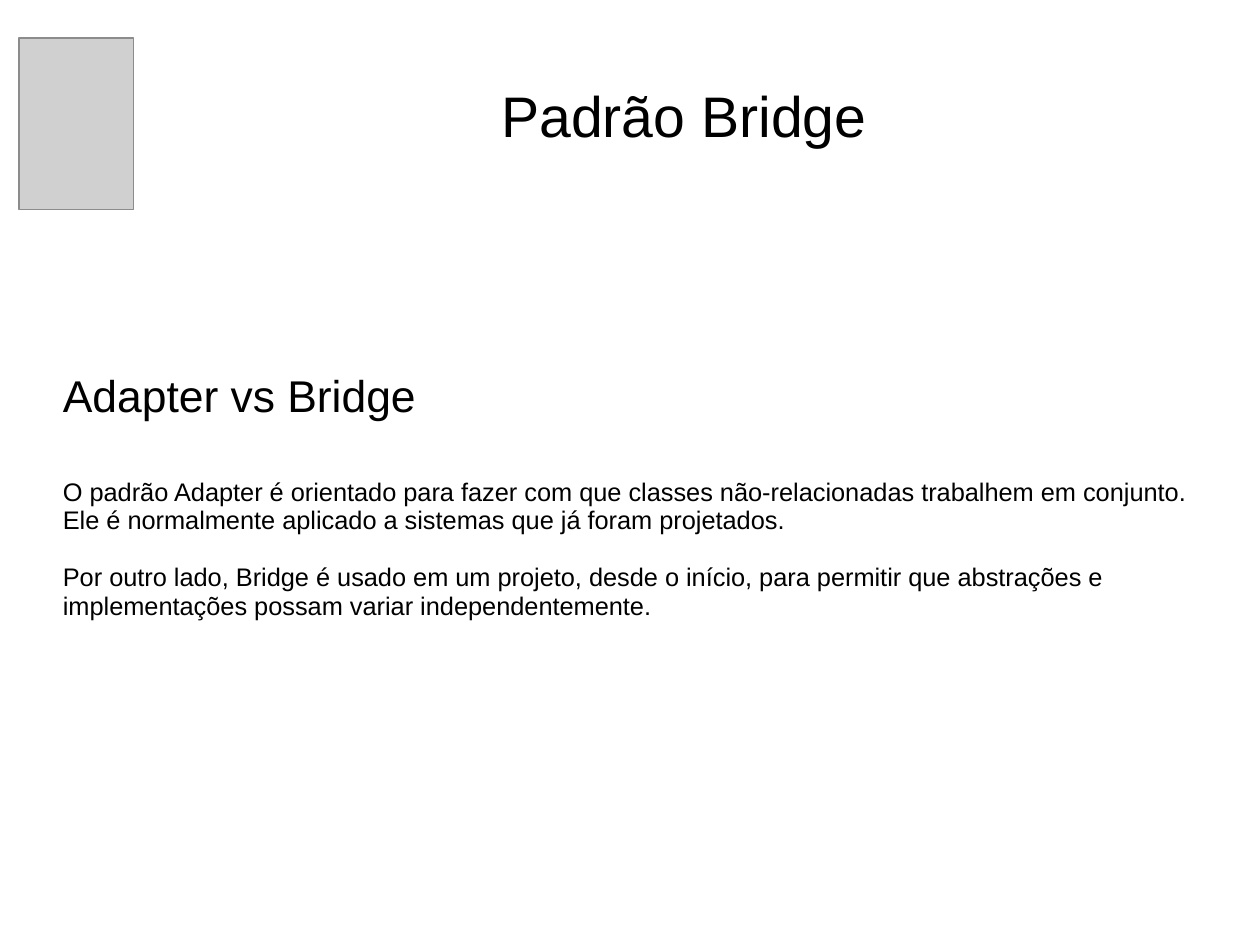
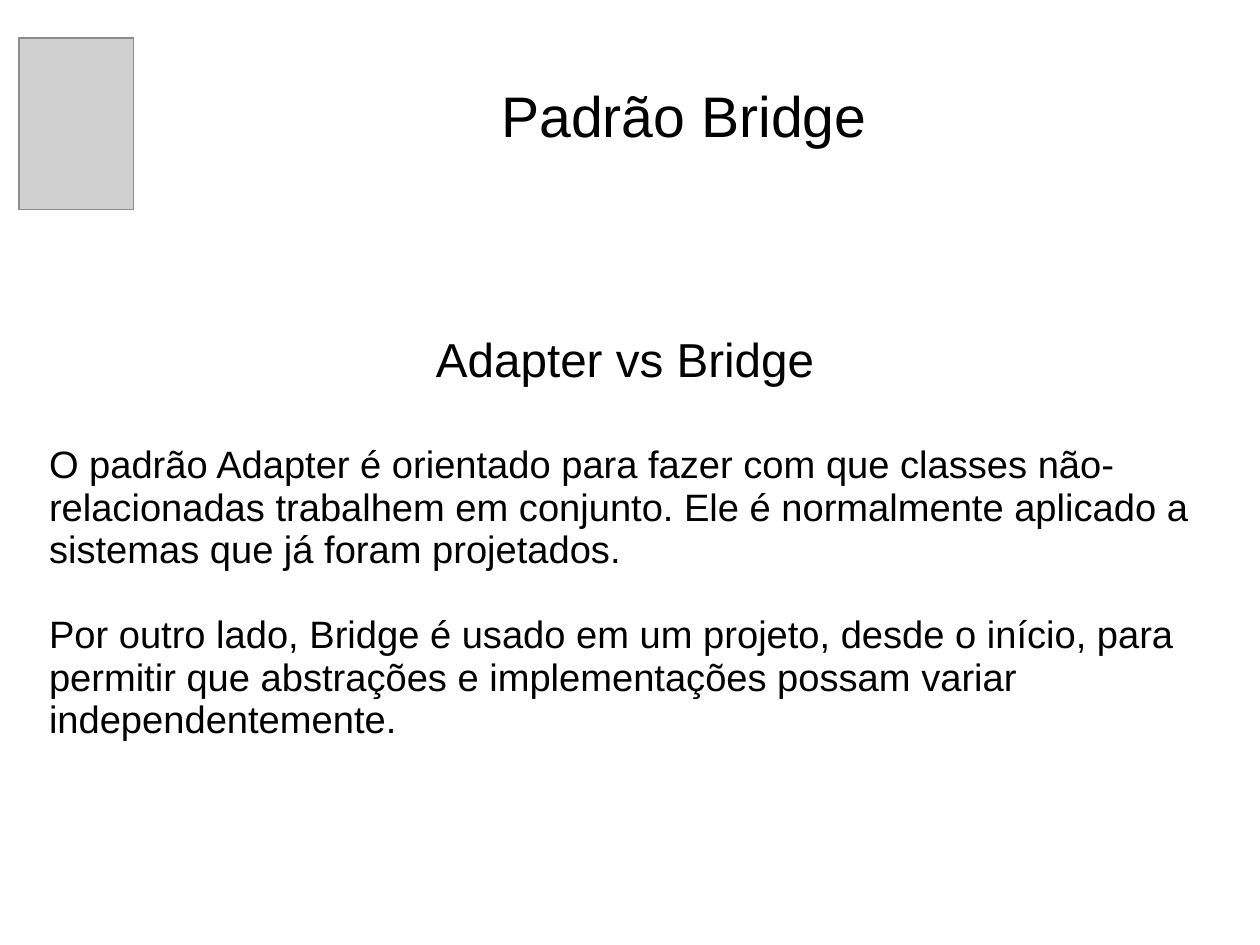
Before and after one commit to andrePfeiffer/Padroes, a slide deck: slide 3 of arquivos/Apresentação PSI.ppt. Drawn at 1260x945 pixels with LibreOffice and Linux fonts; fonts in the diff are those of the drawing; grey boxes stand for pictures; background and template pictures are left out. Boxes give left, top, right and bottom in pixels: in the first picture for what was removed or moved away, otherwise in the second. Text is boxed around its words. In the diff, an @@ line names an element or a change of style, - is before the commit and + after.

```diff
--- a/arquivos/Apresentação PSI.ppt
+++ b/arquivos/Apresentação PSI.ppt
@@ subtitle "Adapter vs Bridge": place and size @@
-subtitle "Adapter vs Bridge" at [63, 379, 1186, 620]
+subtitle "Adapter vs Bridge" at [49, 342, 1188, 741]
@@ subtitle "Adapter vs Bridge" at [49, 342, 1188, 741]: size 28 to 30 pt in "Adapter vs Bridge"; size 16 to 24 pt; alignment left to centre @@
```
Also in this commit, not shown: 9 other slides changed, 2 slides added, 4 other files.
